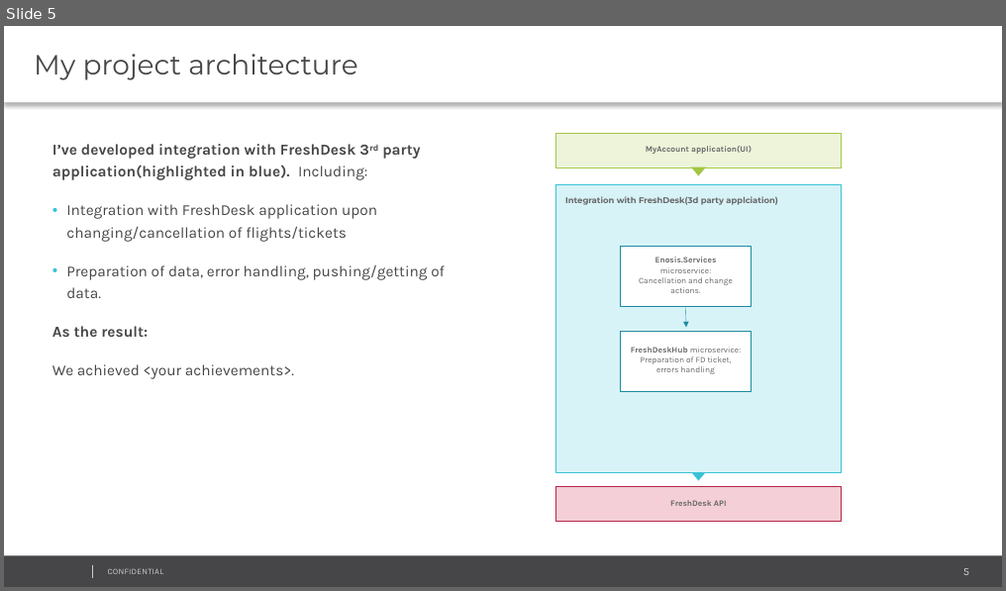
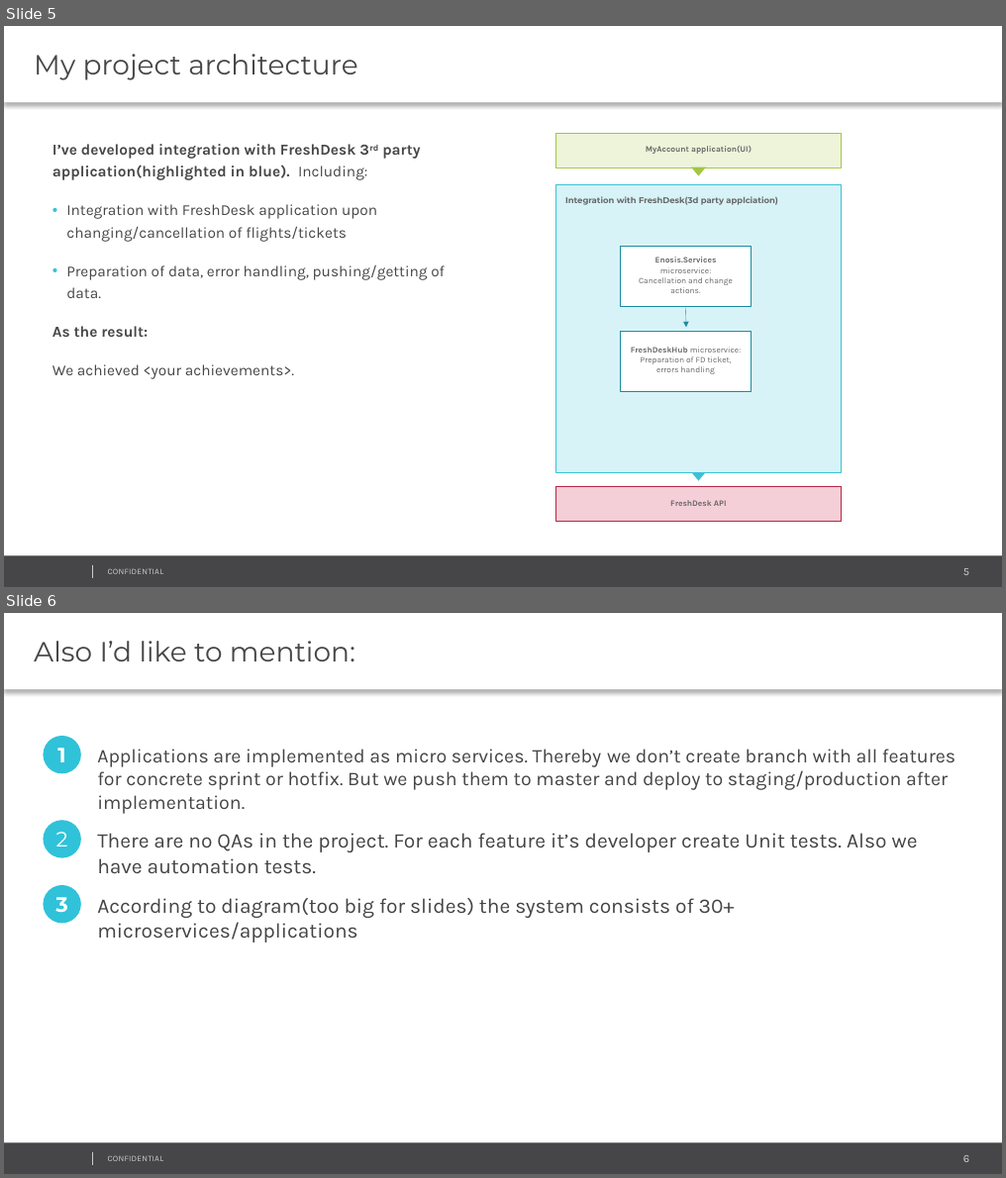
Before and after one commit to NikitaChernyavskii/assessment, a slide deck: Assessment Mikita Charniauski.pptx. Shown one above the other, each under a label of ours: slide 5 before the commit, slides 5 and 6 after it. The pictures are 1006x591 and 1006x1178 pixels, drawn with LibreOffice and Linux fonts; fonts in the diff are those of the drawing; background and template pictures are left out. Boxes give left, top, right and bottom in pixels: in the first picture for what was removed or moved away, otherwise in the second. Text is boxed around its words. In the diff, an @@ line names an element or a change of style, - is before the commit and + after.

Commit message:
added 2 last slides

```diff
--- a/Assessment Mikita Charniauski.pptx
+++ b/Assessment Mikita Charniauski.pptx
@@ slide 6 added at bbox=[4, 613, 1002, 1174], background #FFFFFF; not listed: 4 template elements that a slide beside it also shows @@
@@ text added at bbox=[4, 613, 1002, 690], fill #FFFFFF, 20 pt, text #464547 @@
+Also I’d like to mention:
@@ ellipse added at bbox=[43, 736, 81, 773], fill #2FC2D9 @@
@@ text added at bbox=[57, 748, 65, 762], 15 pt, text #FFFFFF, bold @@
+1
@@ text added at bbox=[97, 749, 955, 814], 14 pt, text #444444 @@
+Applications are implemented as micro services. Thereby we don’t create branch with all features for concrete sprint or hotfix. But we push them to master and deploy to staging/production after implementation.
@@ ellipse added at bbox=[43, 821, 81, 859], fill #2FC2D9 @@
@@ text added at bbox=[56, 832, 68, 847], 15 pt, text #FFFFFF @@
+2
@@ text added at bbox=[97, 833, 918, 874], 15 pt, text #444444 @@
+There are no QAs in the project. For each feature it’s developer create Unit tests. Also we have automation tests.
@@ ellipse added at bbox=[43, 885, 81, 923], fill #2FC2D9 @@
@@ text added at bbox=[55, 897, 67, 913], 15 pt, text #FFFFFF, bold @@
+3
@@ text added at bbox=[97, 898, 735, 943], 15 pt, text #444444 @@
+According to diagram(too big for slides) the system consists of 30+ microservices/applications
```
Also in this commit, not shown: 1 other slide added.
